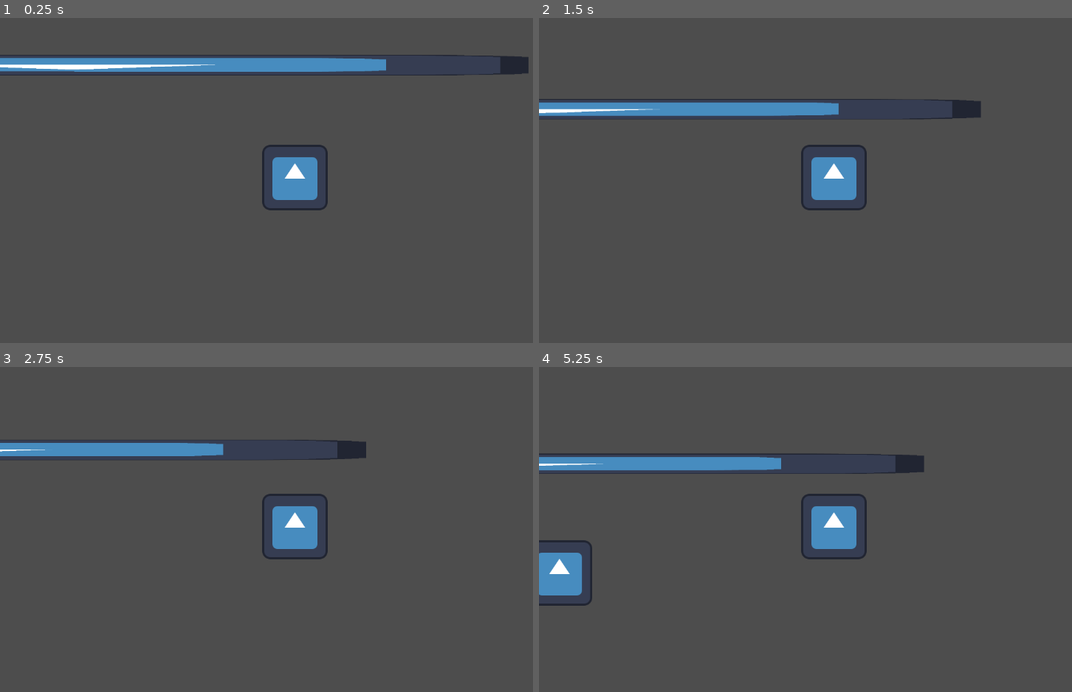
Above: before the commit, frames 1-4 (two rows, left to right).
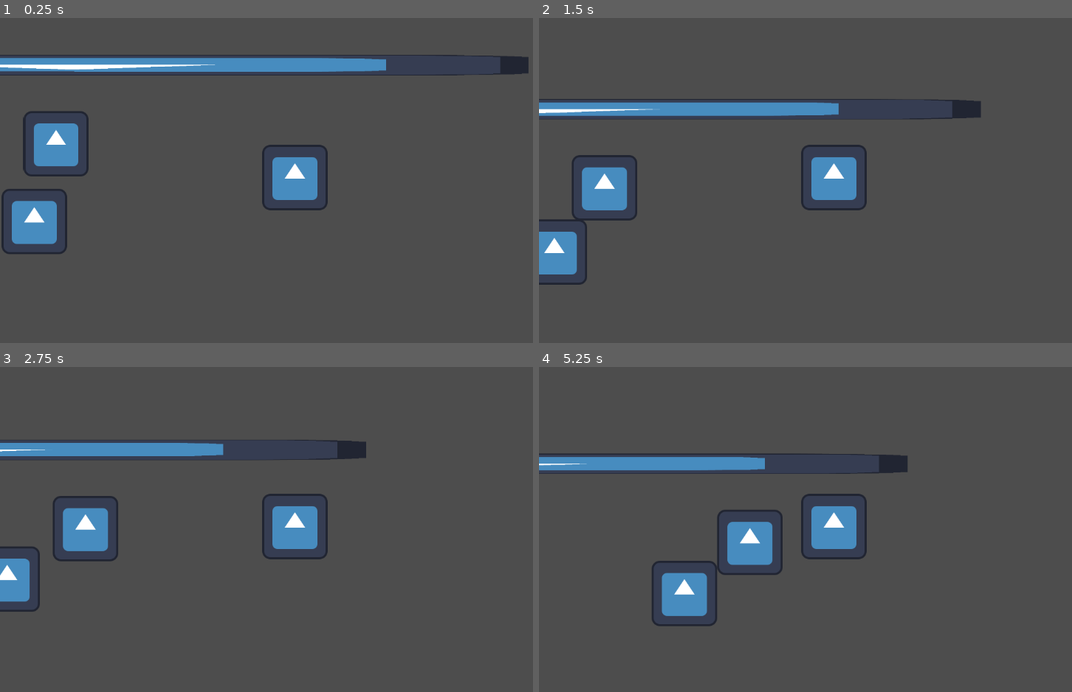
Above: after the commit, the same moments.

Repository: azulws/gamejam
Game: Godot game, scene res://escenas/mundo.tscn
Two runs of this game, one before a commit and one after it. Both use one fixed random seed, a clock stepped at 60 frames per second and the inputs below. The engine's default icon, where the game draws it, is replaced by a stand-in: a white triangle on a blue panel in a dark square.
Inputs:
- Up to frame 1 (0.25 s): no input
- Up to frame 2 (1.5 s): hold W (arriba) 0.53-1.28 s; hold D (der) 0.53-1.28 s; hold S (abajo) from 1.28 s (still down); tap D (der) at 1.35 s
- Up to frame 3 (2.75 s): release S (abajo) at 2.03 s; hold W (arriba) from 2.03 s (still down); hold D (der) from 2.03 s (still down)
- Up to frame 4 (5.25 s): release D (der) at 2.78 s; tap D (der) at 2.85, 4.35 s; release W (arriba) at 3.53 s; hold D (der) 3.53-4.28 s; hold A (izq) 3.53-5.03 s; hold S (abajo) from 5.03 s (still down); hold D (der) from 5.03 s (still down)

The runs differ from the first frame. In frame 1, 2.9% of the frame differs, in the area x 0-17%, y 28-73%; in frame 2, 2.6%; in frame 3, 2.4%; in frame 4, 4.7%, in the area x 0-73%, y 26-80%.

Commit message:
patron de enemigo zigzag

Diff:
--- a/gamejam/codigo/enemigo.gd
+++ b/gamejam/codigo/enemy.gd
@@ -1,14 +1,17 @@
 extends CharacterBody2D
 
 const SPEED = 150
-var chocando = false
+var is_colliding = false
+
+func _movement_pattern(delta: float) -> void:
+	pass
 
 func _process(delta: float) -> void:
-	if !chocando:
-		position.x += SPEED * delta
+	if !is_colliding:
+		_movement_pattern(delta)
 
 func _on_area_2d_body_entered(body: Node2D) -> void:
-	chocando = true
+	is_colliding = true
 
 func _on_area_2d_body_exited(body: Node2D) -> void:
-	chocando = false
+	is_colliding = false
--- /dev/null
+++ b/gamejam/codigo/enemy_straight.gd
@@ -0,0 +1,4 @@
+extends "res://codigo/enemy.gd"
+
+func _movement_pattern(delta: float) -> void:
+	position.x += SPEED * delta
--- /dev/null
+++ b/gamejam/codigo/enemy_zigzag.gd
@@ -0,0 +1,19 @@
+extends "res://codigo/enemy.gd"
+
+# Variables para controlar el zigzag
+func _init(zigzag_time = 1.0) -> void:
+	change_time = zigzag_time
+var change_time
+var direction = Vector2(1, -1)  # Dirección inicial (diagonal hacia arriba)
+var timer = 0.0  # Temporizador para el cambio de dirección
+
+func _movement_pattern(delta: float) -> void:
+	# Mover en la dirección actual
+	position += direction.normalized() * SPEED * delta
+
+	# Actualizar temporizador
+	timer += delta
+	if timer >= change_time:
+		# Cambiar la dirección del zigzag
+		timer = 0.0
+		direction.y *= -1
--- /dev/null
+++ b/gamejam/escenas/enemy.tscn
@@ -0,0 +1,32 @@
+[gd_scene load_steps=4 format=3 uid="uid://dc5pbqkc27vd6"]
+
+[ext_resource type="Script" path="res://codigo/enemy.gd" id="1_0ervt"]
+[ext_resource type="Texture2D" uid="uid://8am5mw07dpqu" path="res://icon.svg" id="1_h7mwc"]
+
+[sub_resource type="RectangleShape2D" id="RectangleShape2D_c2oow"]
+size = Vector2(123.5, 122)
+
+[node name="Enemy" type="CharacterBody2D"]
+motion_mode = 1
+script = ExtResource("1_0ervt")
+
+[node name="Sprite2D" type="Sprite2D" parent="."]
+texture = ExtResource("1_h7mwc")
+
+[node name="CollisionShape2D" type="CollisionShape2D" parent="."]
+position = Vector2(-0.75, 0)
+shape = SubResource("RectangleShape2D_c2oow")
+
+[node name="RayCast2D" type="RayCast2D" parent="."]
+target_position = Vector2(150, 0)
+collision_mask = 3
+
+[node name="Area2D" type="Area2D" parent="."]
+collision_mask = 2
+
+[node name="CollisionPolygon2D" type="CollisionPolygon2D" parent="Area2D"]
+position = Vector2(83, 17)
+polygon = PackedVector2Array(-22, 44, -22, -78, 52, -46, 52, 6)
+
+[connection signal="body_entered" from="Area2D" to="." method="_on_area_2d_body_entered"]
+[connection signal="body_exited" from="Area2D" to="." method="_on_area_2d_body_exited"]
--- /dev/null
+++ b/gamejam/escenas/enemy_straight.tscn
@@ -0,0 +1,32 @@
+[gd_scene load_steps=4 format=3 uid="uid://bgdb4ijvehy5f"]
+
+[ext_resource type="Script" path="res://codigo/enemy_straight.gd" id="1_4s6uw"]
+[ext_resource type="Texture2D" uid="uid://8am5mw07dpqu" path="res://icon.svg" id="2_6i14t"]
+
+[sub_resource type="RectangleShape2D" id="RectangleShape2D_c2oow"]
+size = Vector2(123.5, 122)
+
+[node name="Enemy_straight" type="CharacterBody2D"]
+motion_mode = 1
+script = ExtResource("1_4s6uw")
+
+[node name="Sprite2D" type="Sprite2D" parent="."]
+texture = ExtResource("2_6i14t")
+
+[node name="CollisionShape2D" type="CollisionShape2D" parent="."]
+position = Vector2(-0.75, 0)
+shape = SubResource("RectangleShape2D_c2oow")
+
+[node name="RayCast2D" type="RayCast2D" parent="."]
+target_position = Vector2(150, 0)
+collision_mask = 3
+
+[node name="Area2D" type="Area2D" parent="."]
+collision_mask = 2
+
+[node name="CollisionPolygon2D" type="CollisionPolygon2D" parent="Area2D"]
+position = Vector2(83, 17)
+polygon = PackedVector2Array(-22, 44, -22, -78, 52, -46, 52, 6)
+
+[connection signal="body_entered" from="Area2D" to="." method="_on_area_2d_body_entered"]
+[connection signal="body_exited" from="Area2D" to="." method="_on_area_2d_body_exited"]
--- a/gamejam/escenas/enemigo.tscn
+++ b/gamejam/escenas/enemy_zigzag.tscn
@@ -1,16 +1,17 @@
-[gd_scene load_steps=4 format=3 uid="uid://dc5pbqkc27vd6"]
+[gd_scene load_steps=4 format=3 uid="uid://6d58hicp6w8x"]
 
-[ext_resource type="Script" path="res://codigo/enemigo.gd" id="1_0ervt"]
-[ext_resource type="Texture2D" uid="uid://8am5mw07dpqu" path="res://icon.svg" id="1_h7mwc"]
+[ext_resource type="Script" path="res://codigo/enemy_zigzag.gd" id="1_m81rv"]
+[ext_resource type="Texture2D" uid="uid://8am5mw07dpqu" path="res://icon.svg" id="2_1e3f0"]
 
 [sub_resource type="RectangleShape2D" id="RectangleShape2D_c2oow"]
 size = Vector2(123.5, 122)
 
-[node name="Enemigo" type="CharacterBody2D"]
-script = ExtResource("1_0ervt")
+[node name="Enemy_zigzag" type="CharacterBody2D"]
+motion_mode = 1
+script = ExtResource("1_m81rv")
 
 [node name="Sprite2D" type="Sprite2D" parent="."]
-texture = ExtResource("1_h7mwc")
+texture = ExtResource("2_1e3f0")
 
 [node name="CollisionShape2D" type="CollisionShape2D" parent="."]
 position = Vector2(-0.75, 0)
--- a/gamejam/escenas/limiteMapa.tscn
+++ b/gamejam/escenas/limiteMapa.tscn
@@ -3,6 +3,7 @@
 [sub_resource type="WorldBoundaryShape2D" id="WorldBoundaryShape2D_mbfav"]
 
 [node name="StaticBody2D" type="StaticBody2D"]
+collision_mask = 3
 
 [node name="CollisionShape2D" type="CollisionShape2D" parent="."]
 rotation = 3.14159
--- a/gamejam/escenas/mundo.tscn
+++ b/gamejam/escenas/mundo.tscn
@@ -1,9 +1,10 @@
-[gd_scene load_steps=5 format=3 uid="uid://c1k8jtm1tfs7d"]
+[gd_scene load_steps=6 format=3 uid="uid://c1k8jtm1tfs7d"]
 
 [ext_resource type="PackedScene" uid="uid://domoyeie03bdd" path="res://escenas/jugador.tscn" id="1_uceuo"]
 [ext_resource type="PackedScene" uid="uid://bkqxjv25p26tt" path="res://escenas/limiteMapa.tscn" id="2_kmei0"]
 [ext_resource type="Texture2D" uid="uid://8am5mw07dpqu" path="res://icon.svg" id="3_p2i8y"]
-[ext_resource type="PackedScene" uid="uid://dc5pbqkc27vd6" path="res://escenas/enemigo.tscn" id="4_t31r3"]
+[ext_resource type="PackedScene" uid="uid://bgdb4ijvehy5f" path="res://escenas/enemy_straight.tscn" id="4_5edpd"]
+[ext_resource type="PackedScene" uid="uid://6d58hicp6w8x" path="res://escenas/enemy_zigzag.tscn" id="5_v66hc"]
 
 [node name="mundo" type="Node2D"]
 
@@ -30,5 +31,8 @@
 position = Vector2(944, 199)
 motion_mode = 1
 
-[node name="Enemigo" parent="." instance=ExtResource("4_t31r3")]
-position = Vector2(-99, 193)
+[node name="Enemy_straight" parent="." instance=ExtResource("4_5edpd")]
+position = Vector2(440, 133)
+
+[node name="Enemy_zigzag" parent="." instance=ExtResource("5_v66hc")]
+position = Vector2(408, 312)
Not shown, added: gamejam/.gitattributes
Not shown, added: gamejam/.gitignore
